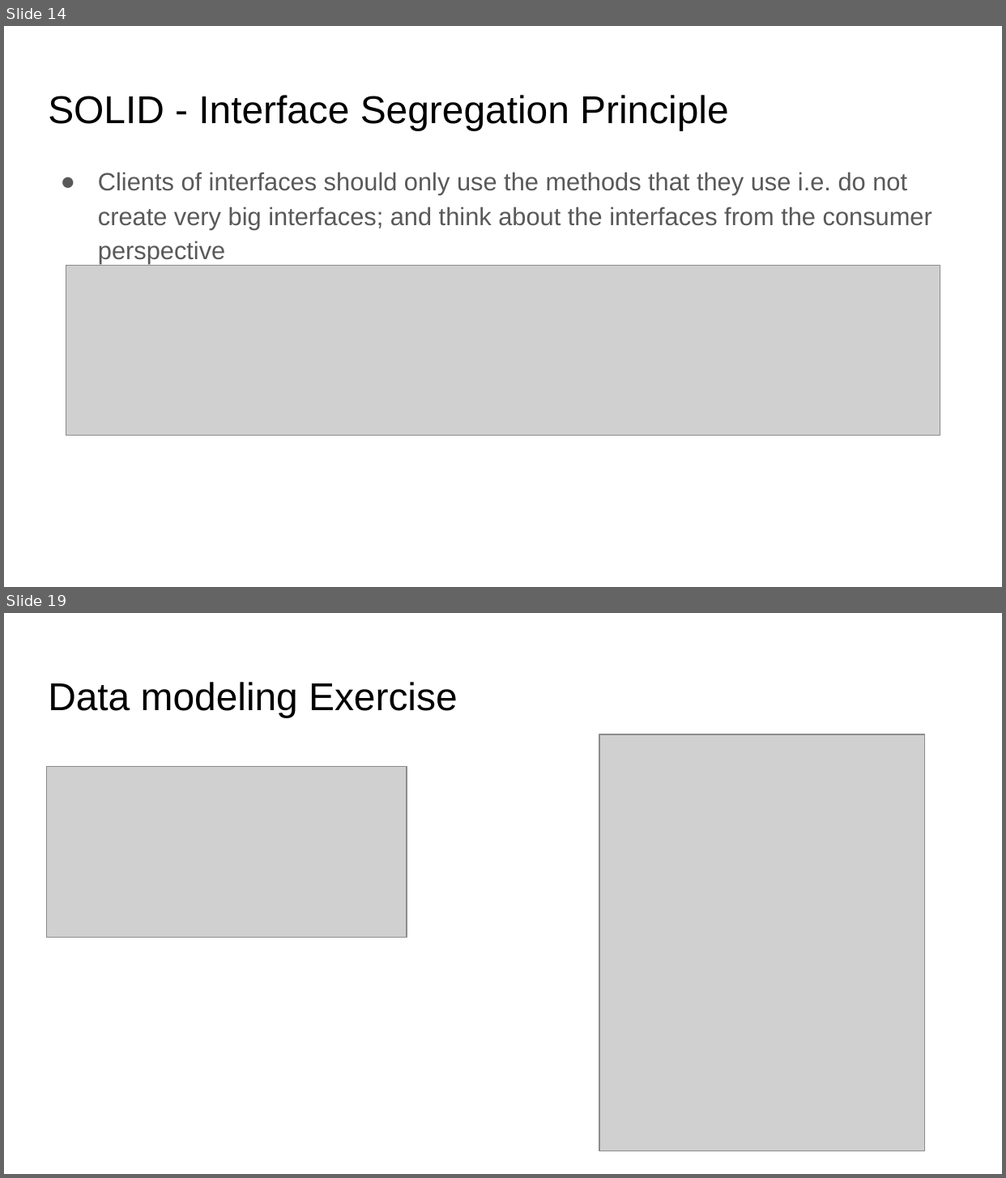
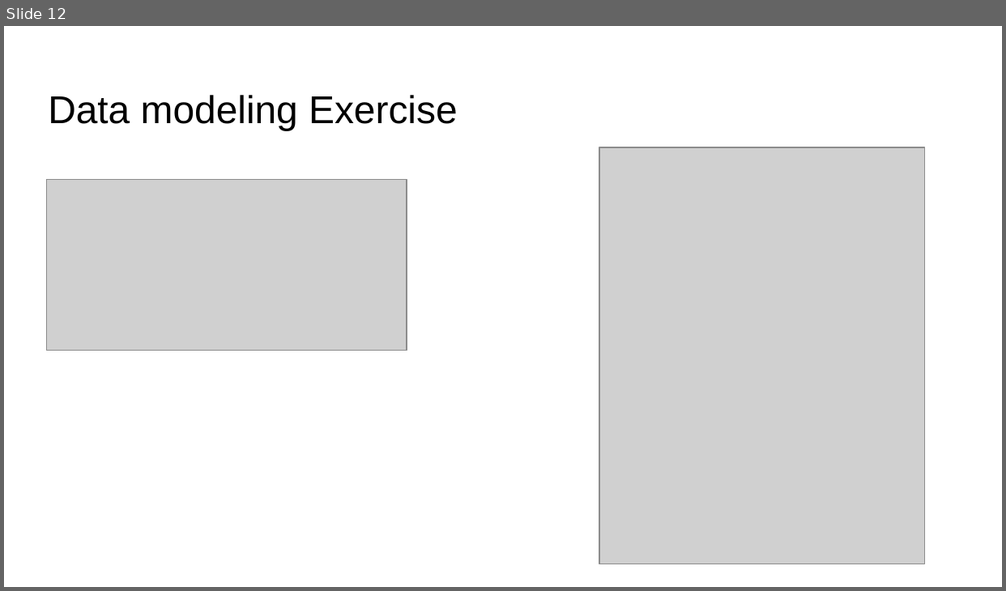
Before and after one commit to coroveiandrei/UTCNSoftwareDesignLab, a slide deck: lab2/Slides.pptx. Shown one above the other, each under a label of ours: slides 14 and 19 before the commit, slide 12 after it; the slides between them are not shown. The pictures are 1006x1178 and 1006x591 pixels, drawn with LibreOffice and Linux fonts; fonts in the diff are those of the drawing; grey boxes stand for pictures. Boxes give left, top, right and bottom in pixels: in the first picture for what was removed or moved away, otherwise in the second. Text is boxed around its words. In the diff, an @@ line names an element or a change of style, - is before the commit and + after.

```diff
--- a/lab2/Slides.pptx
+++ b/lab2/Slides.pptx
@@ slide 14 removed at (4,26,1002,587), background #FFFFFF @@
@@ title removed at (48,95,729,130) @@
-SOLID - Interface Segregation Principle
@@ text removed at (98,172,932,264) @@
-● Clients of interfaces should only use the methods that they use i.e. do not create very big interfaces; and think about the interfaces from the consumer perspective
@@ picture removed at (66,266,940,436) @@
@@ what was slide 19 is now slide 12 @@
```
Also in this commit, not shown: 3 slides changed, 8 slides added, 14 other slides removed.
